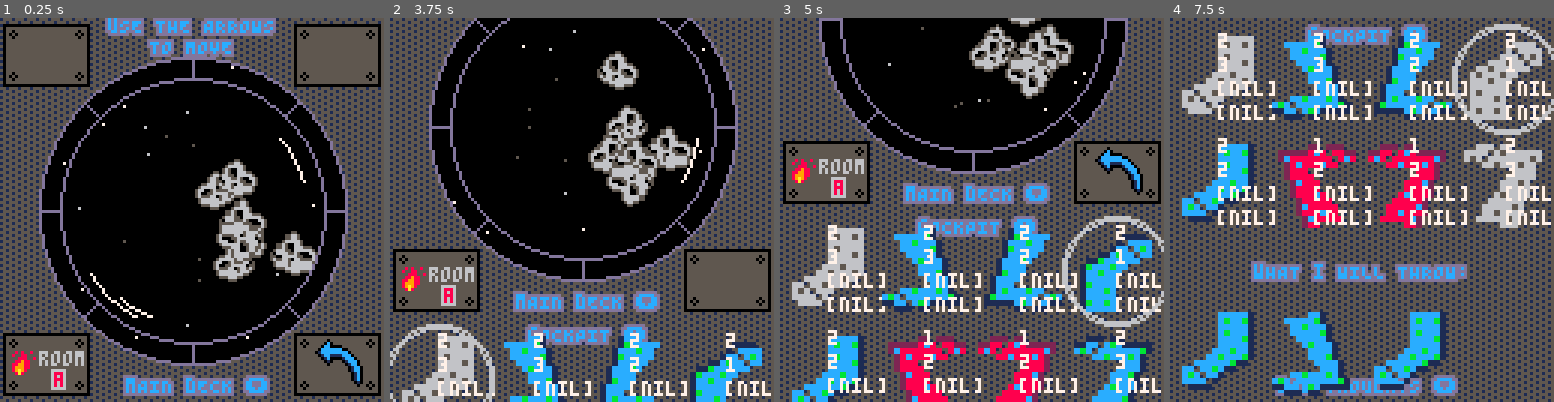
Above: before the commit, frames 1-4 (left to right).
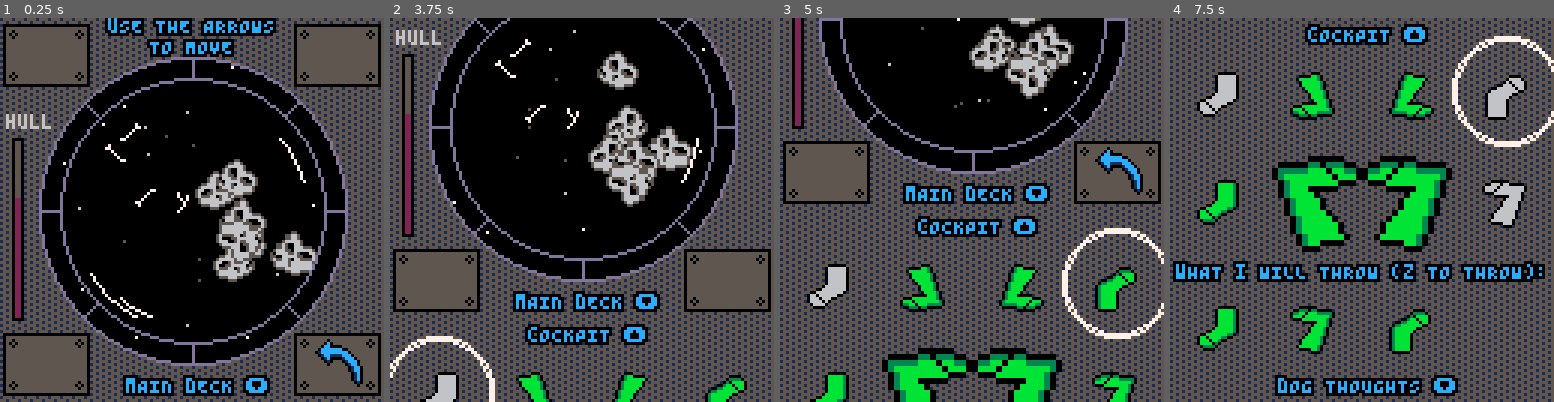
Above: after the commit, the same moments.

Repository: cpiod/that-day-my-dog-flew-a-spaceship
Game: PICO-8 cartridge gmtk.p8
Two runs of this game, one before a commit and one after it. Both use one fixed random seed, a clock stepped at 60 frames per second and the inputs below.
Inputs:
- Up to frame 1 (0.25 s): no input
- Up to frame 2 (3.75 s): tap X (X key) at 0.33, 1.07, 1.85, 2.97 s; tap O (Z key) at 0.7, 1.7, 2.1, 2.5, 2.9, 3.3, 3.7 s; hold Right 1.6-2.1 s; hold Up 2.15-2.42 s; hold Right 2.47-3.03 s; hold Left 3.08-3.58 s; hold Down from 3.63 s (still down)
- Up to frame 3 (5 s): release Down at 3.97 s; hold Right 4.02-4.68 s; tap X (X key) at 4.08 s; tap O (Z key) at 4.1, 4.5, 4.9 s; hold Up from 4.73 s (still down)
- Up to frame 4 (7.5 s): release Up at 5.03 s; hold Left 5.08-5.68 s; tap X (X key) at 5.2, 6.32, 7.43 s; tap O (Z key) every 0.4 s from 5.3 to 7.3 s; hold Down 5.73-6.03 s; hold Right 6.08-6.58 s; hold Right 6.63-7.13 s; hold Up 7.18-7.45 s

The runs differ from the first frame. In frame 1, 5.4% of the frame differs, in the area x 1-72%, y 0-99%; in frame 2, 12%; in frame 3, 25%; in frame 4, 38%, in the area x 0-100%, y 1-99%.

Commit message:
Socks print

Diff:
--- a/gmtk.p8
+++ b/gmtk.p8
@@ -7,12 +7,13 @@
 t={1,1,2,2} --const
 card={2,4}
 mem={{},{}}
+flist={{true,false,false,false},{true,true,false,false},{true,true,true,true}}
 
 function new_level()
 lvl+=1
 socks={}
 init_ast()
-f={true,true,false,false} -- todo
+f=flist[lvl] -- todo
 o=gen_obj()
 s,socks=gen_set(n)
 assert(#s==n)
@@ -29,9 +30,14 @@
 end
 
 function _init()
+hp=40
 stars={}
 mstars={}
 ast={}
+shocks={}
+for i=1,4 do
+add_shock()
+end
 expl={}
 lvl=0
 init_stars()
@@ -143,25 +149,25 @@
 -- random if no memory
 function get_best(mem,tuple,card)
  local e1,e2,e3,e4=unpack(tuple)
- if #mem==0 then
+ -- lowest dist
+ local ld=5
+ local out=nil
+ for i=1,2 do
+  if mem[i]!=nil then
+  local k1,k2,k3,k4=unpack(mem[i])
+  local d=0
+  if(k1!=e1) d+=1
+  if(k2!=e2) d+=1
+  if(k3!=e3) d+=1
+  if(k4!=e4) d+=1
+  if(d<ld) out={k1,k2,k3,k4,i} ld=d
+  end
+ end
+ if ld>=3 and out==nil then
   return {nil,nil,nil,nil,1+flr(rnd(card))}
  else
- -- lowest dist
-  local ld=5
-  for i=1,#mem do
-   local k=mem[i]
-   local k1,k2,k3,k4=unpack(k)
-   local d=0
-   if(k1!=e1) d+=1
-   if(k2!=e2) d+=1
-   if(k3!=e3) d+=1
-   if(k4!=e4) d+=1
-   if(d<ld) out={k1,k2,k3,k4,i} ld=d
-  end
- end
- -- todo: dist min too low: other guess?
- assert(out!=nil)
- return out
+  return out
+ end
 end
 
 function mem_update(mem,e,c)
@@ -193,10 +199,12 @@
   local l={}
 		l[1]=1+flr(rnd(2))
 		l[2]=1+flr(rnd(3))
-  c1,c2,c3=unpack(col_sock[l[1]+1])
+		l[3]=flr(rnd(30))
+		l[4]=flr(rnd(30))
+  c1,c2,c3=unpack(col_sock[l[2]])
   if(not f[2]) c3=c2
   -- sprite, c1, c2, c3, flip_x
-  l2={4+2*flr(rnd(2)),c1,c2,c3,rnd()<.5,rnd()<.5}
+  l2={4+2*flr(rnd(2)),c1,c2,c3,rnd()<.5,rnd()<.5,l[1]==1}
   add(set,l)
   add(socks,l2)
  end
@@ -205,6 +213,19 @@
 end
 -->8
 -- particles
+
+function add_shock()
+ local a=rnd()
+ local d=rnd(40)
+ add(shocks,{72+flr(rnd(4)),60+d*cos(a),60+d*sin(a),rnd()<.5,rnd()<.5})
+end
+
+function draw_shocks()
+	for sh in all(shocks) do
+	 local nspr,x,y,fx,fy=unpack(sh)
+	 spr(nspr,x,y,1,1,fx,fy)
+ end
+end
 
 function init_stars()
  for i=1,20 do
@@ -327,7 +348,6 @@
    -- extract the example from the selection
    for index in all(sel) do
     add(e,s[index[1]][i])
-    printh("example: "..s[index[1]][i])
    end
    if t[i]==1 then
 	   -- get the best guess
@@ -411,7 +431,7 @@
 	 circ(64,64,38,7)
 
 	 clip()
-  color(1)
+	 draw_shocks()
 
 	 -- objective
 --	 fillp()
@@ -442,36 +462,26 @@
  	 if(2*time()%1<0.8) prt(o[4],113,15,8,6)
   end
 
-  prt("uSE THE ARROWS",nil,0,12,13)
-  prt("TO MOVE",nil,7,12,13)
-  prt("mAIN dECK ⬇️",nil,120,12,13)
-  prt("cOCKPIT ⬆️",nil,131,12,13)
-  prt("dOG THOUGHTS ⬇️",nil,248,12,13)
-  prt("mAIN dECK ⬆️",nil,259,12,13)
-  prt("wHAT i WILL THROW:",nil,210,12,13)
-
+  ?"hull",2,32,6
+  rectfill(4,40,7,100,5)
+  rectfill(4,40+(60-hp),7,100,2)
+  rect(4,40,7,100,0)
+
+  prt("uSE THE ARROWS",nil,0,12,0)
+  prt("TO MOVE",nil,7,12,0)
+  prt("mAIN dECK ⬇️",nil,120,12,0)
+  prt("cOCKPIT ⬆️",nil,131,12,0)
+  prt("dOG THOUGHTS ⬇️",nil,248,12,0)
+  prt("mAIN dECK ⬆️",nil,259,12,0)
+  prt("wHAT i WILL THROW (z TO THROW):",nil,210,12,0)
 
 	 -- set
   for c=0,n-1 do
    pal()
    palt(14,true)
-   local nspr,c1,c2,c3,fx,fy=unpack(socks[c+1])
-   if enable[c+1] then
-    pal(3,c1)
-    pal(11,c2)
-    pal(1,c3)
-   else
-    pal(3,6)
-    pal(11,6)
-    if(c1==c3) pal(1,6) else pal(1,5)
-   end
-		 sspr(nspr*8,0,16,16,32*flr(c/2),128+4+36*flr(c%2),32,32,fx,fy)
-   e1,e2,e3,e4=unpack(s[c+1])
-   color(7)
-   ?tostr(e1),16+32*flr(c/2),128+5+35*flr(c%2)
-   ?tostr(e2),16+32*flr(c/2),128+13+35*flr(c%2)
-   ?tostr(e3),16+32*flr(c/2),128+21+35*flr(c%2)
-   ?tostr(e4),16+32*flr(c/2),128+29+35*flr(c%2)
+   local x,y=16+32*flr(c/2),22+128+4+36*flr(c%2)
+   draw_sock(x,y,socks[c+1],enable[c+1])
+   if(f[3] or f[4]) print(s[c+1][3].." dots",16+32*flr(c/2),128+5+35*flr(c%2))
   end
 
   pal()
@@ -479,20 +489,13 @@
   -- selection
   for i=1,4 do
    if sel[i]!=nil then
-     local nspr,c1,c2,c3=unpack(socks[sel[i]])
-     pal(3,c1)
-     pal(11,c2)
-     pal(1,c3)
-  		 sspr(nspr*8,0,16,16,32*(i-1),224,32,32)
+      draw_sock(32*(i-1)+16,232,socks[sel[i]],true)
 	  end
 	 end
 
-
---  ?tostr(sel[1]).." "..tostr(sel[2]).." "..tostr(sel[3]).." "..tostr(sel[4]).." "..lsel,20,200
   -- cursor
-  circ(16+32*flr(curs/2),128+20+36*flr(curs%2),17,6)
-  circ(16+32*flr(curs/2),128+20+36*flr(curs%2),18,6)
---  spr(1,16+32*flr(curs/2),128+35+35*flr(curs%2))
+  circ(16+32*flr(curs/2),128+24+36*flr(curs%2),17,7)
+  circ(16+32*flr(curs/2),128+24+36*flr(curs%2),18,7)
  elseif screen>=20 and screen<=29 then
   palt()
   camera(0,0)
@@ -514,52 +517,47 @@
   if(screen<=24) then
    -- selection
    for i=1,4 do
-    if sel[i]!=nil then
-      local index,x,y,fx,fy = unpack(sel[i])
-      local nspr,c1,c2,c3=unpack(socks[index])
-      pal(3,c1)
-      pal(11,c2)
-      pal(1,c3)
-   		 spr(nspr,5+22*i+x,34+y,2,2,fx,fy)
- 	  end
+    local index,x,y = unpack(sel[i])
+    draw_sock(9+22*i+x,38+y,socks[index],true)
  	 end
 	 end
 	 ?screen,64,5,8
 
+	 pal()
 	 palt(14,false)
 	 palt(15,true)
 	 palt(0,false)
 	 if screen!=20 and screen!=25 then
+	  -- dog
 	  sspr(32,32,32,32,20,2,96,96)
 	 end
 
 	 if screen>=21 and screen<=24 then
 	  local i=screen-20
 	  local e,k=unpack(inter[i])
-	  prt("tHE SOCKS ARE",nil,80,10,4)
+	  prt("tHE SOCKS ARE",nil,80,9,0)
 	  local s=mesf[i][e[1]]
 	  for j=2,4 do
 	   s=s.." "..mesf[i][e[j]]
 	  end
-	  prt(s,nil,87,10,4)
+	  prt(s,nil,87,9,0)
 
 	  if k[1]==nil then
-	   prt("i HAVE NO IDEA WHAT i'M DOING!",nil,94,10,4)
-	   prt("lET'S CHOOSE "..meso[i][k[5]],nil,101,10,4)
+	   prt("i HAVE NO IDEA WHAT i'M DOING!",nil,94,9,0)
+	   prt("lET'S CHOOSE "..meso[i][k[5]],nil,101,9,0)
 	  else
-	  prt("tHE CLOSEST i KNOW IS",nil,94,10,4)
-	  local s=""
-	  for j=1,4 do
-	   s=s..mesf[i][k[j]].." "
-	  end
-	  prt(s,nil,101,10,4)
-
-	  prt("tHEN, i HAD TO CHOOSE "..meso[i][k[5]],nil,108,10,4)
+	   prt("tHE CLOSEST i KNOW IS",nil,94,9,0)
+	   local s=""
+	   for j=1,4 do
+	    s=s..mesf[i][k[j]].." "
+	   end
+	   prt(s,nil,101,9,0)
+
+	   prt("tHEN, i HAD TO CHOOSE "..meso[i][k[5]],nil,108,9,0)
    end
 
-   prt("press x to continue",nil,121,12,13)
 	 end
-
+ prt("press x to continue",nil,121,12,0)
  end
 end
 
@@ -583,7 +581,30 @@
  ?txt,x,y,c1
 end
 
-mesf={{"thin","large"},{"green","red","blue"}}
+function draw_sock(x_center,y_center,sock,enable)
+ local nspr,c1,c2,c3,fx,fy,big=unpack(sock)
+ palt()
+ palt(14,true)
+ palt(0,false)
+ if enable and f[2] then
+  pal(3,c1)
+  pal(11,c2)
+  if(f[3] or f[4]) pal(1,c3) else pal(1,c2)
+ elseif enable and not f[2] then
+  pal(3,3)
+  pal(11,11)
+  pal(1,11)
+ else
+  pal(3,6)
+  pal(11,6)
+  if(f[3] or f[4]) pal(1,5) else pal(1,6)
+ end
+ local s=big and 32 or 16
+ sspr(nspr*8,0,16,16,x_center-s/2,y_center-s/2,s,s,fx,fy)
+
+end
+
+mesf={{"big","small"},{"green","red","blue"}}
 meso={{"left","right"},{"room a","room b","room c","room d"}}
 
 __gfx__
@@ -619,23 +640,23 @@
 eee55566655eeeee0000000000000000000000000000000000000000000000000000000000000000000000000000000000000000000000000000000000000000
 eeeeee555eeeeeee0000000000000000000000000000000000000000000000000000000000000000000000000000000000000000000000000000000000000000
 eeeeeeeeeeeeeeee0000000000000000000000000000000000000000000000000000000000000000000000000000000000000000000000000000000000000000
-eeeeeeeeeeeeeeeeeeeeeeeeeeeeeeeeffffffffffffffffffffffffffffffff0000000000000000000000000000000000000000000000000000000000000000
-eeeeeeeeeeeeeeeeeeeeeeeeeeeeeeeeffffff0ffffffffffffffffff0ffffff0000000000000000000000000000000000000000000000000000000000000000
-eeeeeeeeeeeeeeeeeeeeeeeeeeeeeeeefffff060ffffffffffffffff060fffff0000000000000000000000000000000000000000000000000000000000000000
-eeeeeeeeeeeeeeeeeeeeeeeeeeeeeeeefffff060ffffffffffffffff060fffff0000000000000000000000000000000000000000000000000000000000000000
-000000000eeeeeeeeeeeeeeeeeeeeeeeffff06660ffffffffffffff06660ffff0000000000000000000000000000000000000000000000000000000000000000
-e0dd10d10eeeeeeeeeeeeeeeeeeeeeeeffff06760ffffffffffffff06660ffff0000000000000000000000000000000000000000000000000000000000000000
-ee0dd10d10eeeeeeeeeeeeeeeeeeeeeeffff067660ffffffffffff066760ffff0000000000000000000000000000000000000000000000000000000000000000
-ee0dd10d10eeeeeeeeeeeeeeeeeeeeeeffff067760ffffffffffff066760ffff0000000000000000000000000000000000000000000000000000000000000000
-eee0dd10d10eeeeeeeeeeeeeeeeeeeeeffff0677660f00000000f0667760ffff0000000000000000000000000000000000000000000000000000000000000000
-eeee0ddd0000000000000000eeeeeeeeffff067776606666666606667760ffff0000000000000000000000000000000000000000000000000000000000000000
-eeee0dddd1111111111110d10eeeeeeeffff067776666666666666677760ffff0000000000000000000000000000000000000000000000000000000000000000
-eeee0dddddddddddddddd10d10eeeeeeffff067777666666666666677760ffff0000000000000000000000000000000000000000000000000000000000000000
+eeeeeeeeeeeeeeeeeeeeeeeeeeeeeeeeffffffffffffffffffffffffffffffffeeeeeeeeeeeeeeeeeeeeeeeeeee7eeee00000000000000000000000000000000
+eeeeeeeeeeeeeeeeeeeeeeeeeeeeeeeeffffff0fffffffffffffffffffffffffeee7eeeeee7eeeeeeee77eeeeee7ee7e00000000000000000000000000000000
+eeeeeeeeeeeeeeeeeeeeeeeeeeeeeeeefffff060ffffffffffffffffffffffffeee7eee7e77eeeeeeeeee7eeeeee7e7e00000000000000000000000000000000
+eeeeeeeeeeeeeeeeeeeeeeeeeeeeeeeefffff060ffffffffffffffffffffffffeee7ee7eeee7eeeeeeeeee7eeeeee7ee00000000000000000000000000000000
+000000000eeeeeeeeeeeeeeeeeeeeeeeffff06660fffffffffffffffffffffffeeee77eeeeee7eeeeeeeeeeeeeeee7ee00000000000000000000000000000000
+e0dd10d10eeeeeeeeeeeeeeeeeeeeeeeffff06760fffffffffffffffffffffffeee77eeeeeeee7eeeeeeeeeeeeee7eee00000000000000000000000000000000
+ee0dd10d10eeeeeeeeeeeeeeeeeeeeeeffff067660fffffffffffff000ffffffe77ee7eeeeeeee77eeeeeeeeeee7eeee00000000000000000000000000000000
+ee0dd10d10eeeeeeeeeeeeeeeeeeeeeeffff067760ffffffffffff060600ffffeeeee7eeeeeeeeeeeeeeeeeeeeeeeeee00000000000000000000000000000000
+eee0dd10d10eeeeeeeeeeeeeeeeeeeeeffff0677660f00000000f06606660fff0000000000000000000000000000000000000000000000000000000000000000
+eeee0ddd0000000000000000eeeeeeeeffff0677766066666666066670660fff0000000000000000000000000000000000000000000000000000000000000000
+eeee0dddd1111111111110d10eeeeeeeffff06777666666666666667770660ff0000000000000000000000000000000000000000000000000000000000000000
+eeee0dddddddddddddddd10d10eeeeeeffff06777766666666666667770000ff0000000000000000000000000000000000000000000000000000000000000000
 eeee0dddddddddddd555dd10000eeeeeffff067777666666666666777760ffff0000000000000000000000000000000000000000000000000000000000000000
 eeee00dddddddddd5ccc5ddd5c5555eeffff067776666777777766777760ffff0000000000000000000000000000000000000000000000000000000000000000
 eeeee0dddddddddd5ccc5ddd5cc5cc5efff06666666777777cc7766777660fff0000000000000000000000000000000000000000000000000000000000000000
-eeeee0ddddddddddd555dddd5cc5ccc5fff06666667cc7777cc7776666660fff0000000000000000000000000000000000000000000000000000000000000000
-eeeee0ddddddddddddddddddd5cc5cc5ff066666677cc77777777777666660ff0000000000000000000000000000000000000000000000000000000000000000
+eeeee0ddddddddddd555dddd5cc5ccc5fff06666667cc77771c7776666660fff0000000000000000000000000000000000000000000000000000000000000000
+eeeee0ddddddddddddddddddd5cc5cc5ff066666677c177777777777666660ff0000000000000000000000000000000000000000000000000000000000000000
 0eeee0ddddddddddddddddddd5ccc5c5ff0666666777777777777777776660ff0000000000000000000000000000000000000000000000000000000000000000
 d000eddddddddddddddddddddd5ccc55ff0666667777777777777777777760ff0000000000000000000000000000000000000000000000000000000000000000
 ddd00ddddddd1111111111111dd5cc5eff0666777777777777777777777770ff0000000000000000000000000000000000000000000000000000000000000000
